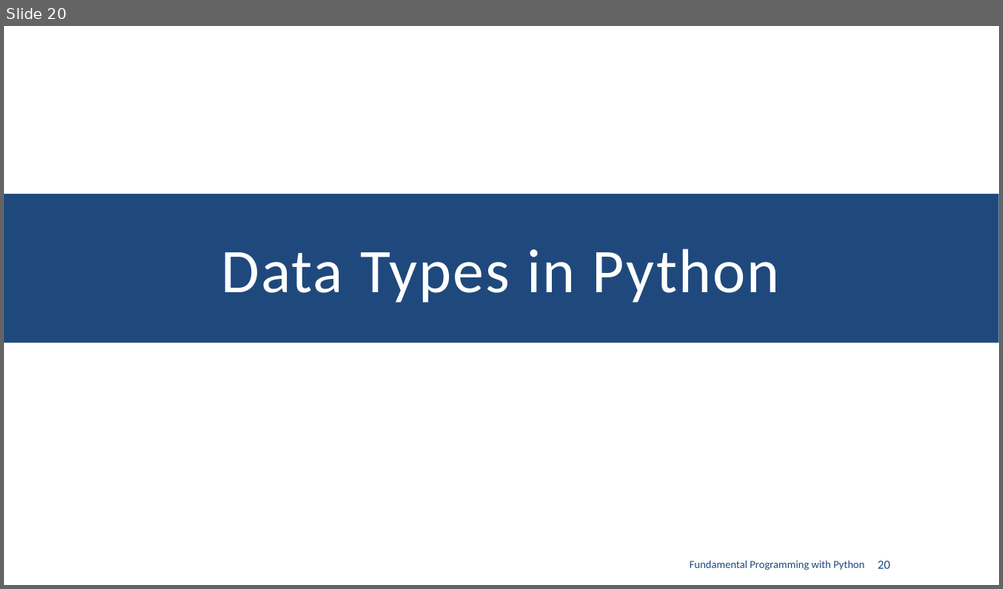
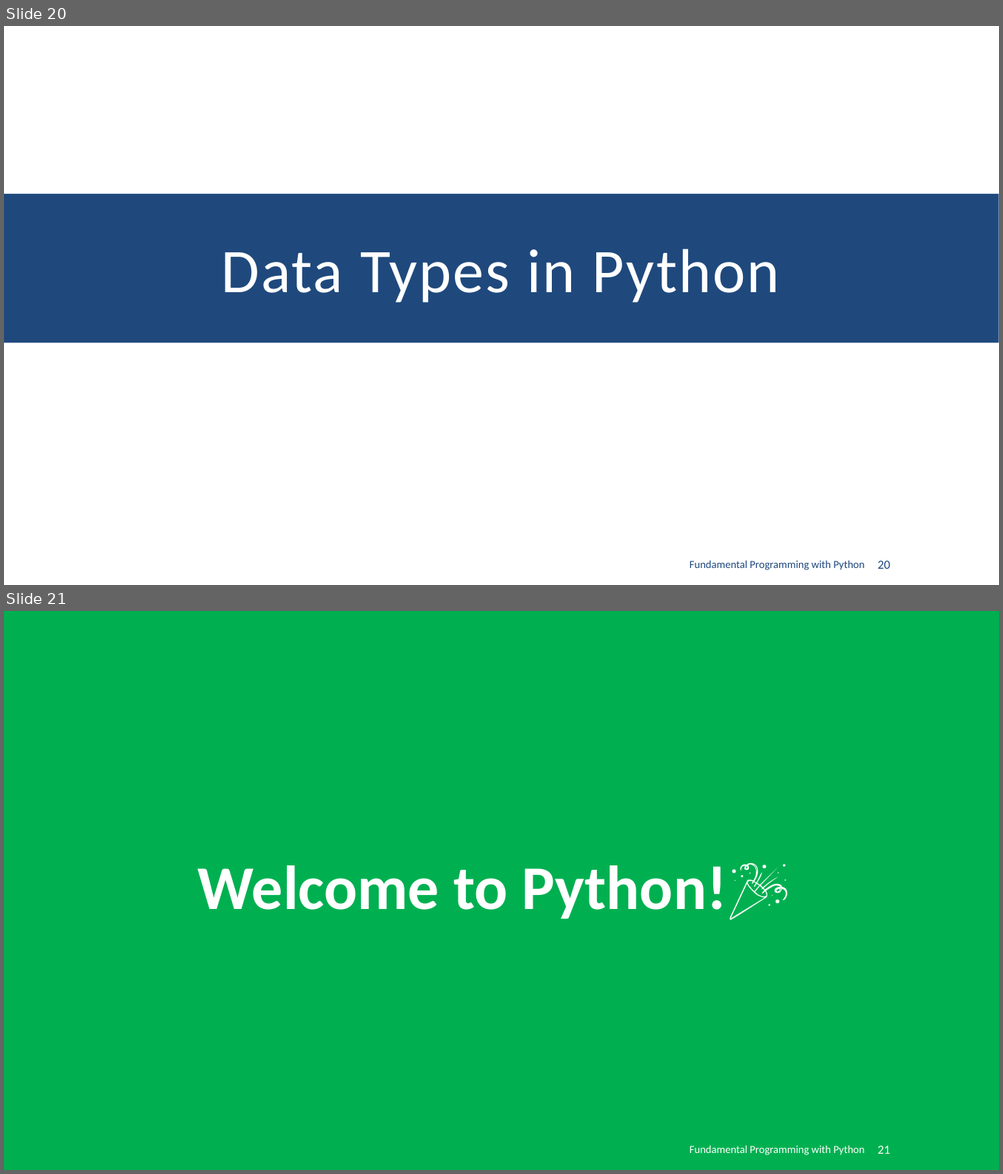
Before and after one commit to SharifPythonSpace/Course1401, a slide deck: Slide/03-How We Can Represent a Problem.pptx. Shown one above the other, each under a label of ours: slide 20 before the commit, slides 20 and 21 after it. The pictures are 1003x589 and 1003x1174 pixels, drawn with LibreOffice and Linux fonts; fonts in the diff are those of the drawing. Boxes give left, top, right and bottom in pixels: in the first picture for what was removed or moved away, otherwise in the second. Text is boxed around its words. In the diff, an @@ line names an element or a change of style, - is before the commit and + after.

```diff
--- a/Slide/03-How We Can Represent a Problem.pptx
+++ b/Slide/03-How We Can Represent a Problem.pptx
@@ slide 21 added at bbox=[4, 611, 999, 1170], background #00B050 @@
@@ title added at bbox=[198, 863, 790, 920], 60 pt, text #FFFFFF, bold @@
+Welcome to Python!🎉
@@ text added at bbox=[689, 1145, 864, 1156], 10.5 pt, text #FFFFFF @@
+Fundamental Programming with Python
@@ page number added at bbox=[877, 1146, 890, 1154], 12 pt, text #FFFFFF @@
+21
```
Also in this commit, not shown: 1 slide changed.
